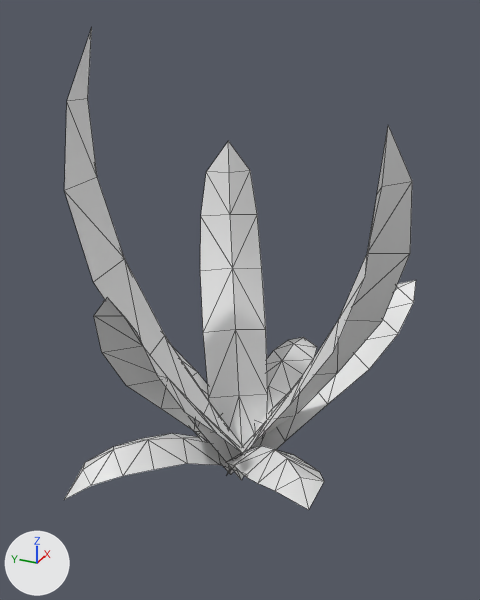
Renders of the OBJ model game/assets/models/plants/SM_Plant_NestFernMature_Leaf.obj from each side of a commit.
Rendered twice from a 50 mm camera at (-1.711, -0.761, 1.477) aimed at (0.111, 0.059, 0.565). The lights are fixed; the arrows at lower left show +X, +Y and +Z. The older version comes first. Mesh edges are drawn as thin lines. Where no turn or scale is listed for an object, it has been applied to the vertices.

In view in the first picture: 'SM_Plant_NestFernMature_Leaf'.
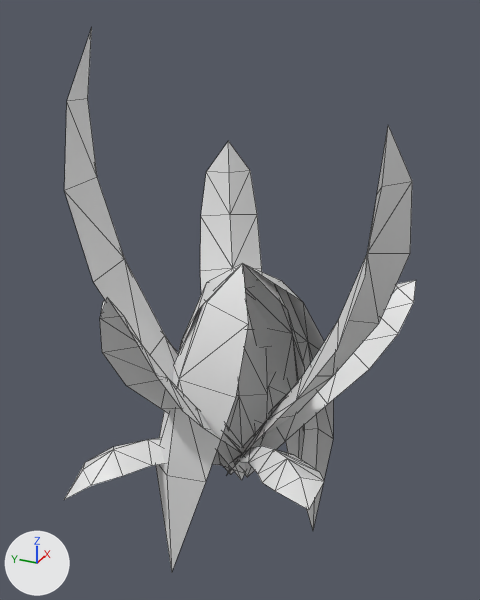
The change, as JSON lines over the scene's bpy script:
```json
{"block": "me_sm_plant_nestfernmature_leaf", "where": "# used by ob_sm_plant_nestfernmature_leaf; location = (0.0, 0.0, 0.0)"}
{"op": "remove", "block": "me_sm_plant_nestfernmature_leaf", "code": "me_sm_plant_nestfernmature_leaf.from_pydata(...)  # 171 vertices, 198 faces; spans x -0.526..0.608, y -0.497..0.585, z -0.003..1.404"}
{"op": "add", "block": "me_sm_plant_nestfernmature_leaf", "code": "me_sm_plant_nestfernmature_leaf.from_pydata(...)  # 212 vertices, 246 faces; spans x -0.525..0.608, y -0.497..0.585, z -0.582..1.404"}
{"block": "me_sm_plant_nestfernmature_leaf", "change": "me_sm_plant_nestfernmature_leaf part 1: a new loose piece of 41 vertices spanning x -0.271..0.384, y -0.241..0.31, z -0.582..0.744"}
{"block": "me_sm_plant_nestfernmature_leaf", "change": "me_sm_plant_nestfernmature_leaf part 2"}
{"block": "me_sm_plant_nestfernmature_leaf", "change": "24 faces are deleted"}
{"block": "me_sm_plant_nestfernmature_leaf", "change": "21 vertices move from x -0.526..0.061, y -0.436..0.294, z 0.111..0.749 to x -0.52..0.061, y -0.431..0.286, z 0.111..0.749"}
{"block": "me_sm_plant_nestfernmature_leaf", "change": "24 new faces join them"}
```

Boxes (x1, y1, x2, y2) around the edits, measured in the pictures (480 x 600 px; the box of a moved part takes in the faces that stretch with it):
```json
{"object": "SM_Plant_NestFernMature_Leaf", "change": "reshaped", "before": [64, 28, 416, 510], "after": [64, 28, 416, 572], "on screen": "13% taller"}
{"part": 1, "of": "me_sm_plant_nestfernmature_leaf", "change": "added", "after": [156, 263, 333, 572]}
{"part": 2, "of": "me_sm_plant_nestfernmature_leaf", "change": "moved or reshaped", "before": [94, 253, 410, 491], "after": [100, 253, 410, 490]}
```
